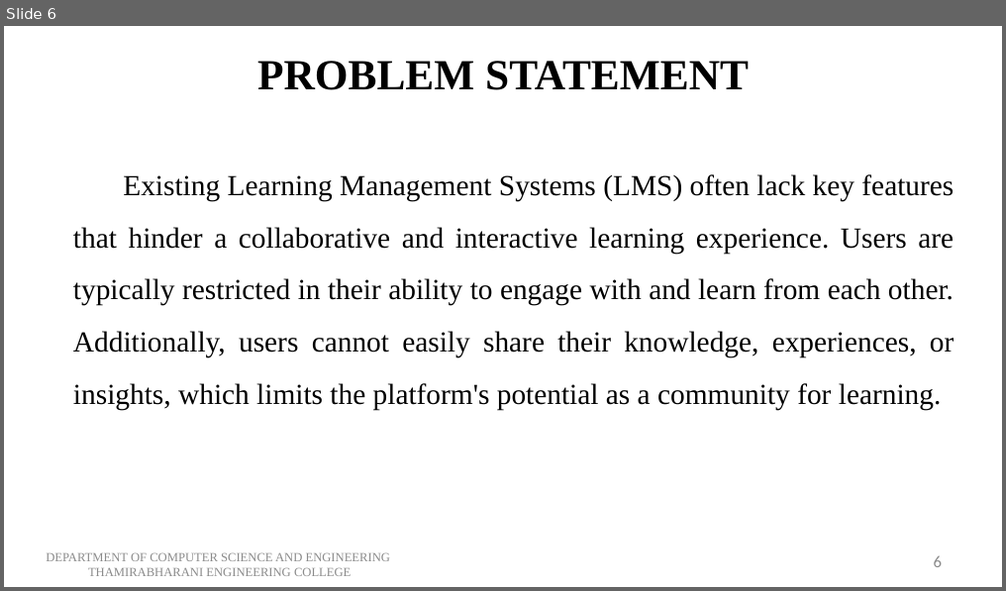
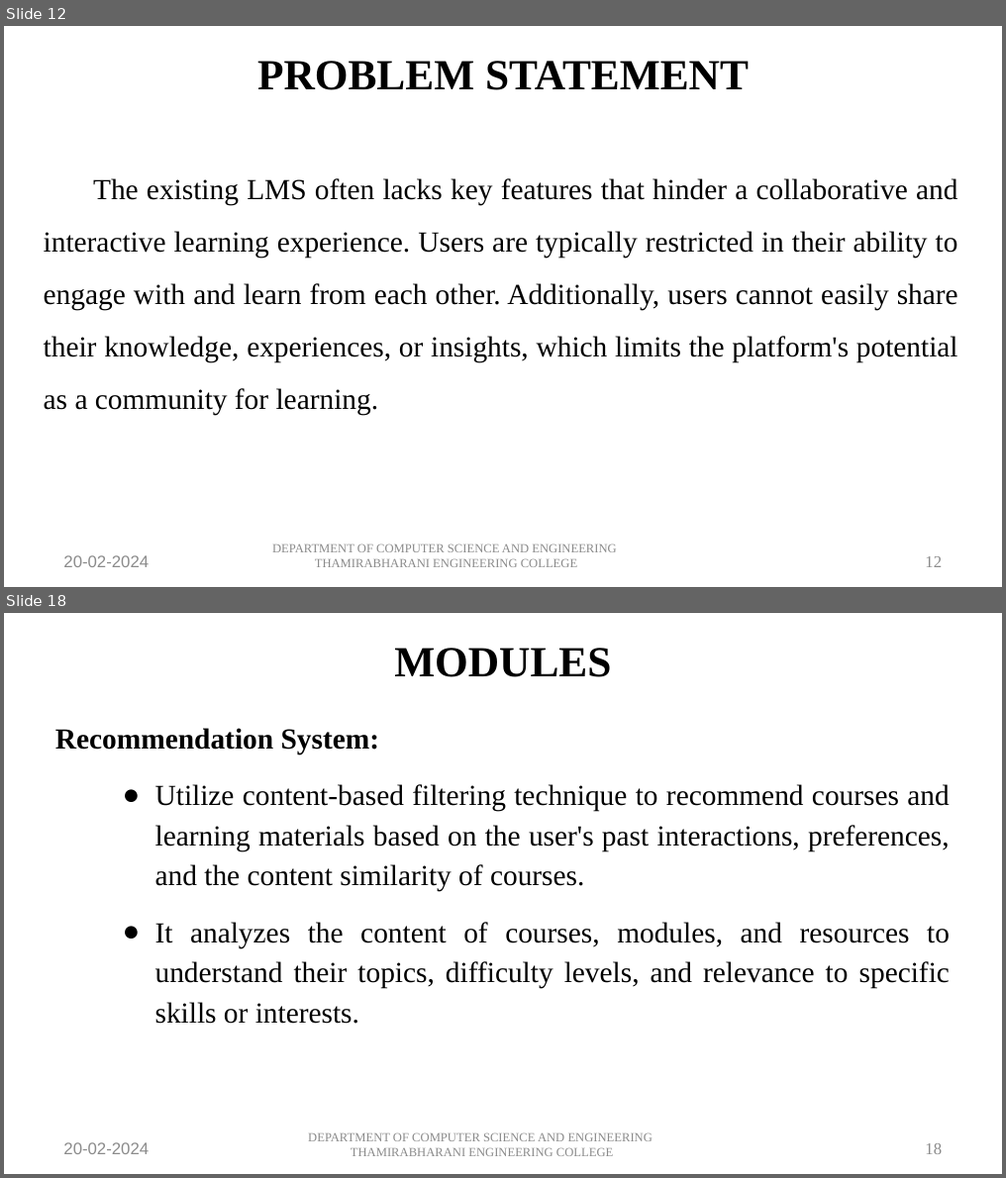
Before and after one commit to Saravana-Pon-Balan/LMS, a slide deck: Docs/review 1.pptx. Shown one above the other, each under a label of ours: slide 6 before the commit, slides 12 and 18 after it; the slides between them are not shown. The pictures are 1006x591 and 1006x1178 pixels, drawn with LibreOffice and Linux fonts; fonts in the diff are those of the drawing. Boxes give left, top, right and bottom in pixels: in the first picture for what was removed or moved away, otherwise in the second. Text is boxed around its words. In the diff, an @@ line names an element or a change of style, - is before the commit and + after.

```diff
--- a/Docs/review 1.pptx
+++ b/Docs/review 1.pptx
@@ slide 18 added at [4,613,1002,1174], background #FFFFFF @@
@@ title added at [394,648,611,677], 31 pt, text #000000, bold @@
+MODULES
@@ text added at [55,728,949,1024], 21 pt, text #000000 @@
+Recommendation System:
+● Utilize content-based filtering technique to recommend courses and learning materials based on the user's past interactions, preferences, and the content similarity of courses.
+● It analyzes the content of courses, modules, and resources to understand their topics, difficulty levels, and relevance to specific skills or interests.
@@ text added at [63,1143,149,1155], 12 pt, text #8B8B8B @@
+20-02-2024
@@ text added at [308,1134,652,1157], 9 pt, text #8B8B8B @@
+DEPARTMENT OF COMPUTER SCIENCE AND ENGINEERING
+THAMIRABHARANI ENGINEERING COLLEGE
@@ text added at [925,1144,942,1155], 12 pt, text #8B8B8B @@
+18
@@ what was slide 6 is now slide 12 @@
@@ slide 12 changed as well @@
@@ text at [44,178,958,415]: text changed @@
-Existing Learning Management Systems (LMS) often lack key features that hinder a collaborative and interactive learning experience. Users are typically restricted in their ability to engage with and learn from each other. Additionally, users cannot easily share their knowledge, experiences, or insights, which limits the platform's potential as a community for learning.
+The existing LMS often lacks key features that hinder a collaborative and interactive learning experience. Users are typically restricted in their ability to engage with and learn from each other. Additionally, users cannot easily share their knowledge, experiences, or insights, which limits the platform's potential as a community for learning.
@@ text added at [63,556,149,568], 12 pt, text #8B8B8B @@
+20-02-2024
@@ text "DEPARTMENT OF COMPUTER SCIENCE AND ...": place and size @@
-text "DEPARTMENT OF COMPUTER SCIENCE AND ..." at [46,554,390,576]
+text "DEPARTMENT OF COMPUTER SCIENCE AND ..." at [272,545,616,568]
@@ text at [925,557,942,568]: text changed; font Calibri to Times New Roman @@
-6
+12
```
Also in this commit, not shown: 11 other slides changed, 8 other slides added, 6 slides removed, 9 other files.
